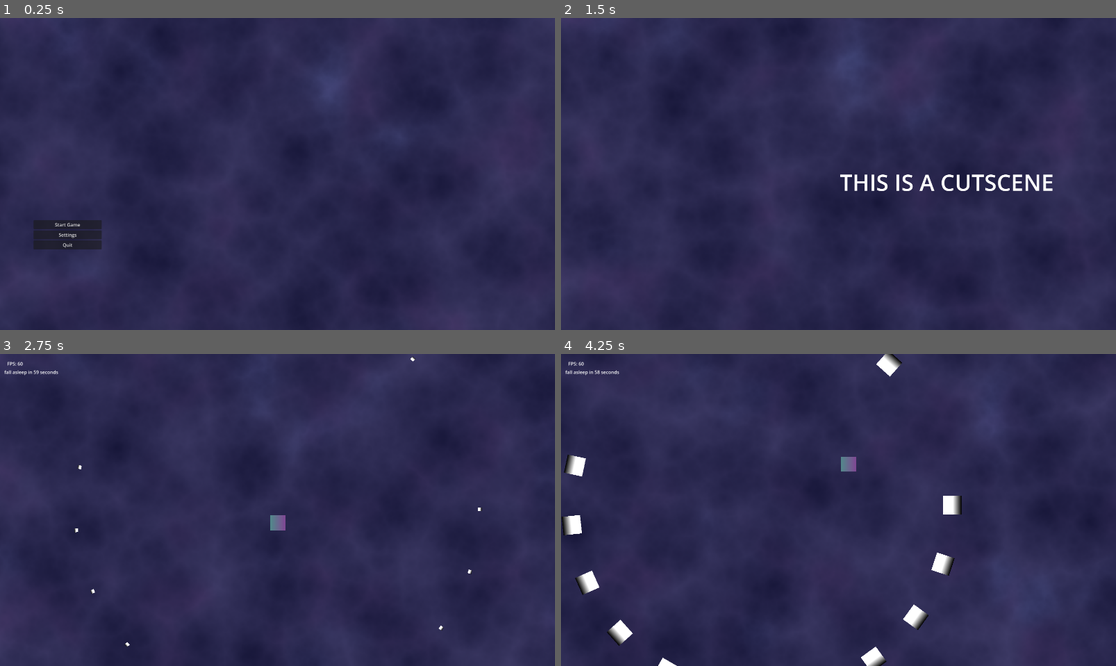
Above: before the commit, frames 1-4 (two rows, left to right).
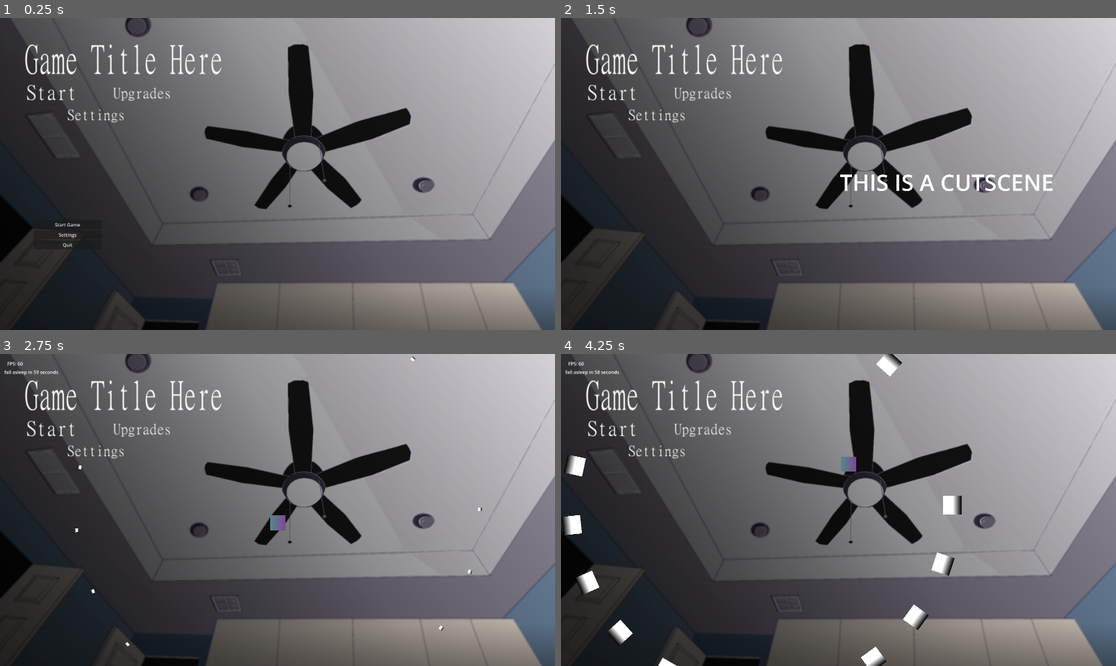
Above: after the commit, the same moments.

Repository: PatrikS24/GMTK26
Game: Godot game, scene res://state/main_state.tscn
Same seed, same stepped clock (60 frames per second), same inputs: the game is played once before the commit and once after it.
Inputs:
- Up to frame 1 (0.25 s): no input
- Up to frame 2 (1.5 s): click "Start Game" at 0.5 s; hold Right (ui_right) from 1.28 s (still down)
- Up to frame 3 (2.75 s): release Right (ui_right) at 2.03 s; hold Down (ui_down) from 2.03 s (still down)
- Up to frame 4 (4.25 s): release Down (ui_down) at 2.78 s; hold Right (ui_right) 2.78-3.53 s; hold Up (ui_up) from 3.53 s (still down)

The runs differ from the first frame. In frame 1, 96% of the frame differs, in the area x 0-100%, y 0-100%; in frame 2, 96%; in frame 3, 96%; in frame 4, 94%.

Commit message:
implemented eye openness

Diff:
--- a/state/background_shader.gdshader
+++ b/assets/shaders/background_shader.gdshader
@@ -3,6 +3,7 @@
 // Camera & Viewport Inputs
 uniform vec2 camera_position;
 uniform vec2 viewport_size;
+uniform float eye_openness;
 
 // Voronoi
 uniform float cell_size : hint_range(1.0, 500.0) = 60.0;
@@ -16,6 +17,10 @@
 uniform vec4 background_color : source_color = vec4(0.0, 0.0, 0.0, 1.0);
 uniform vec4 perlin_edge_color : source_color = vec4(0.0, 1.0, 0.0, 1.0);
 uniform vec4 perlin2_edge_color : source_color = vec4(1.0, 0.0, 1.0, 1.0);
+
+// Textures
+uniform sampler2D eyelid_texture : source_color, filter_linear;
+uniform sampler2D room_texture : source_color, filter_linear;
 
 // Perlin Controls
 uniform float perlin_scale : hint_range(0.1, 50.0) = 5.0;
@@ -167,11 +172,38 @@
 
 // Apply second perlin layer
 vec4 perlin2_color = mix(background_color, perlin2_edge_color, voronoi_mask);
-vec4 final_color = mix(
+vec4 final_background_color = mix(
 	color_after_first,
 	perlin2_color,
 	voronoi_mask * perlin2_mask
 );
 
-COLOR = final_color;
-}
+// Eye close/open
+vec2 uv = SCREEN_UV;
+
+vec2 pivot = vec2(0.5);
+uv -= pivot;
+float cos_angle = cos(PI);
+float sin_angle = sin(PI);
+mat2 rotation_matrix = mat2(
+    vec2(cos_angle, -sin_angle),
+    vec2(sin_angle, cos_angle)
+);
+
+// Rotate
+vec2 bottom_uv = (rotation_matrix * uv) + pivot + vec2(0.0, -eye_openness);
+vec2 top_uv = uv + pivot + vec2(0.0, -eye_openness);
+vec2 room_uv = uv + pivot;
+
+vec4 bottom_mask_color = texture(eyelid_texture, bottom_uv);
+float bottom_mask = bottom_mask_color.g * bottom_mask_color.a;
+
+vec4 top_mask_color = texture(eyelid_texture, top_uv);
+float top_mask = top_mask_color.g * top_mask_color.a;
+
+float background_mask = top_mask + bottom_mask;
+
+vec4 room_texture_color = texture(room_texture, room_uv);
+
+COLOR = mix(room_texture_color, final_background_color, min(background_mask, 1.0));
+}
--- a/player/countdown.gd
+++ b/player/countdown.gd
@@ -3,6 +3,8 @@
 @onready var timer: Timer = $Timer
 
 @export var countdown_time: float = 60.0
+
+const wakeup_time : float = 60.0 * 3
 
 func _process(_delta: float) -> void:
 	if MainState.state != MainState.GameState.IN_GAME:
--- a/project.godot
+++ b/project.godot
@@ -27,6 +27,7 @@
 [file_customization]
 
 folder_colors={
+"res://assets/": "yellow",
 "res://attacks/": "red",
 "res://player/": "blue",
 "res://state/": "purple"
--- a/state/background.gd
+++ b/state/background.gd
@@ -3,8 +3,16 @@
 @export var camera: Camera2D
 @onready var background: ColorRect = $Background
 
+var eye_openness: float = 1.0
 
 func _process(delta: float) -> void:
 	var mat := background.material as ShaderMaterial
 	mat.set_shader_parameter("camera_position", camera.global_position)
 	mat.set_shader_parameter("viewport_size", get_viewport().get_visible_rect().size)
+	mat.set_shader_parameter("eye_openness", eye_openness)
+
+	if Input.is_action_just_pressed("ui_down"):
+		eye_openness -= 0.1
+	if Input.is_action_just_pressed("ui_up"):
+		eye_openness += 0.1
+	print(eye_openness)
--- a/state/background_shader_visual.tres
+++ /dev/null
@@ -1,6 +0,0 @@
-[gd_resource type="VisualShader" format=3 uid="uid://dxbppsfthbmdj"]
-
-[resource]
-mode = 1
-flags/light_only = false
-nodes/vertex/0/position = Vector2(760, 100)
--- a/state/main_state.tscn
+++ b/state/main_state.tscn
@@ -10,7 +10,9 @@
 [ext_resource type="Script" uid="uid://vuhiilaydigk" path="res://state/cutscene_player.gd" id="8_ovehu"]
 [ext_resource type="Script" uid="uid://cv75lnkykhqlt" path="res://state/pause_menu.gd" id="8_qp3ij"]
 [ext_resource type="Script" uid="uid://dg02owjd441yo" path="res://state/background.gd" id="10_h6yog"]
-[ext_resource type="Shader" uid="uid://depnyg2vfo40p" path="res://state/background_shader.gdshader" id="11_4180k"]
+[ext_resource type="Shader" uid="uid://depnyg2vfo40p" path="res://assets/shaders/background_shader.gdshader" id="11_4180k"]
+[ext_resource type="Texture2D" uid="uid://bpg2f4f6cfsyw" path="res://assets/sprites/eyelid.png" id="12_jamk6"]
+[ext_resource type="Texture2D" uid="uid://j2hr5b8rqv4i" path="res://assets/sprites/room.png" id="13_5whs4"]
 
 [sub_resource type="Animation" id="Animation_qp3ij"]
 length = 0.001
@@ -67,6 +69,7 @@
 shader = ExtResource("11_4180k")
 shader_parameter/camera_position = Vector2(0, 0)
 shader_parameter/viewport_size = Vector2(0, 0)
+shader_parameter/eye_openness = 0.0
 shader_parameter/cell_size = 250.0000118275
 shader_parameter/morph_speed = 0.1970000093575
 shader_parameter/detail = 5
@@ -75,11 +78,13 @@
 shader_parameter/edge_color = Color(0.26594386, 0.25199443, 0.4280828, 1)
 shader_parameter/background_color = Color(0.064667515, 0.06463359, 0.19410169, 1)
 shader_parameter/perlin_edge_color = Color(0.37315938, 0.4412296, 0.7080301, 1)
+shader_parameter/perlin2_edge_color = Color(0.28907627, 0.2115739, 0.40751037, 1)
+shader_parameter/eyelid_texture = ExtResource("12_jamk6")
+shader_parameter/room_texture = ExtResource("13_5whs4")
 shader_parameter/perlin_scale = 0.50000002049012
 shader_parameter/perlin_speed = 0.2
 shader_parameter/perlin_threshold = 0.5230000248425
 shader_parameter/edge_width = 0.5
-shader_parameter/perlin2_edge_color = Color(0.28907627, 0.2115739, 0.40751037, 1)
 shader_parameter/perlin2_scale = 0.86800003797012
 shader_parameter/perlin2_speed = 0.2
 shader_parameter/perlin2_threshold = 0.4770000226575
Renamed: state/background_shader.gdshader.uid -> assets/shaders/background_shader.gdshader.uid
Binary file added: assets/sprites/eyelid.png
Not shown, added: assets/sprites/eyelid.png.import
Binary file added: assets/sprites/room.png
Not shown, added: assets/sprites/room.png.import
Not shown, added: assets/sprites/eyelid.png~
